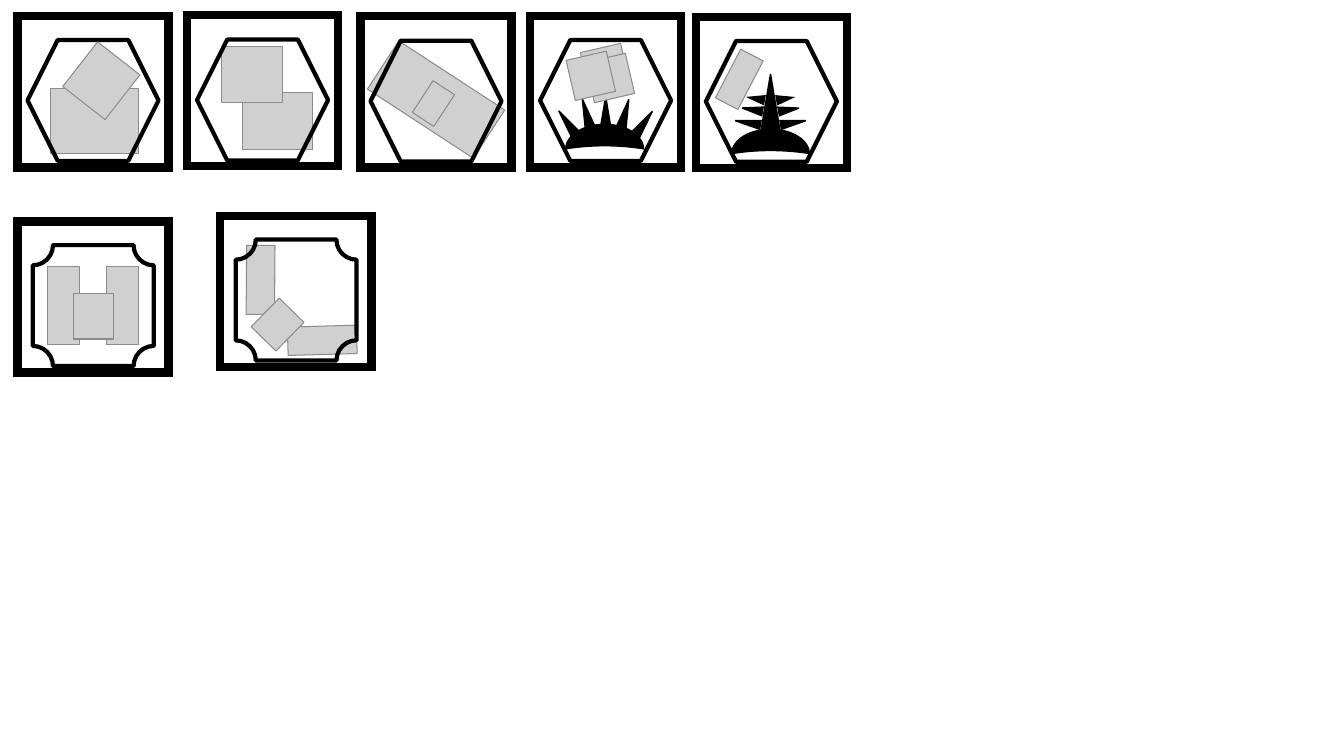
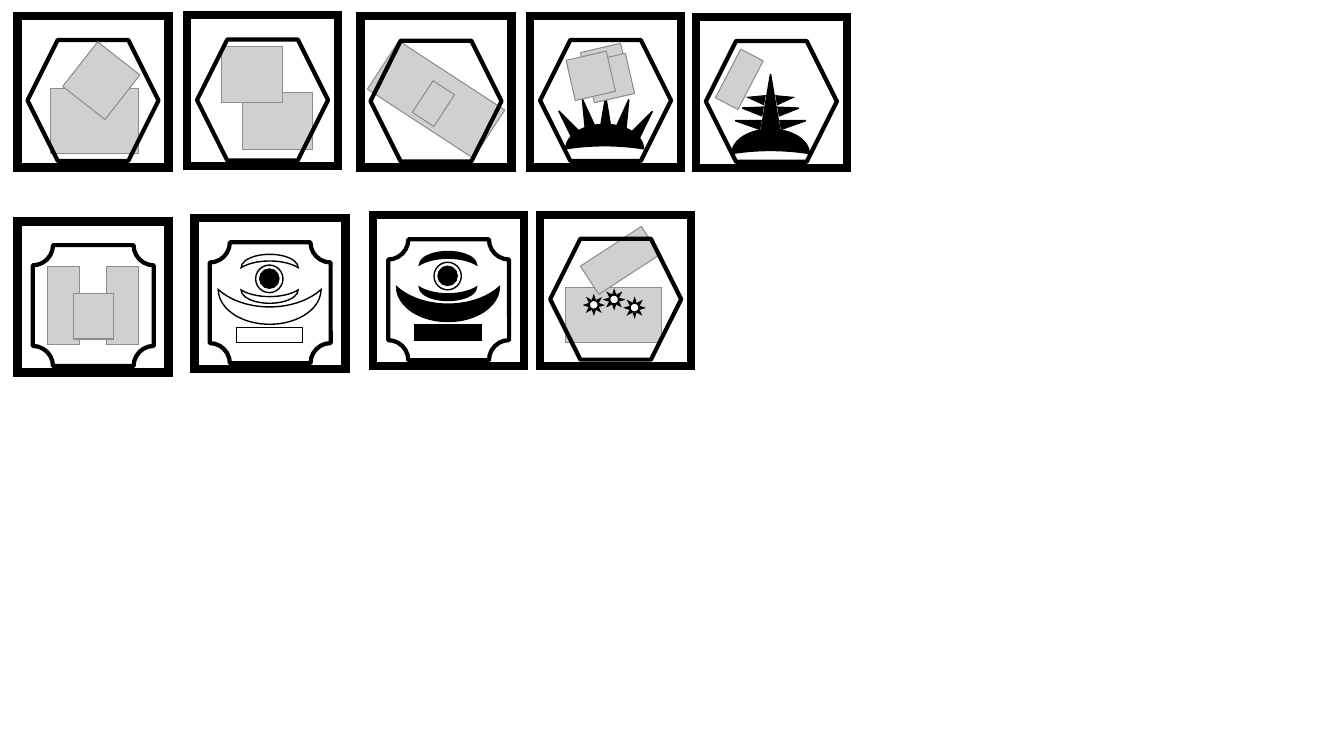
Before and after one commit to alexliuhust/JS_ChessGames, a slide deck: slide 4 of image process/drawings sifi.pptx. Drawn at 1344x756 pixels with LibreOffice and Linux fonts; fonts in the diff are those of the drawing; grey boxes stand for pictures. Boxes give left, top, right and bottom in pixels: in the first picture for what was removed or moved away, otherwise in the second. Text is boxed around its words. In the diff, an @@ line names an element or a change of style, - is before the commit and + after.

```diff
--- a/image process/drawings sifi.pptx
+++ b/image process/drawings sifi.pptx
@@ rectangle: place and size @@
-rectangle at [221, 216, 372, 367]
+rectangle at [195, 218, 346, 369]
@@ group added at [540, 215, 692, 366]: 24 triangles, 3 ellipses, 2 pictures, 1 rectangle, 1 hexagon @@
@@ plaque: place and size @@
-plaque at [236, 240, 357, 361]
+plaque at [210, 242, 331, 363]
@@ picture removed at [246, 245, 274, 315] @@
@@ group added at [218, 255, 321, 343]: 3 moons, 2 ellipses, 1 rectangle @@
@@ group added at [373, 215, 524, 366]: 3 moons, 2 rectangles, 2 ellipses, 1 plaque @@
@@ picture removed at [251, 298, 304, 351] @@
@@ picture removed at [287, 325, 358, 355] @@
```
Also in this commit, not shown: 2 other slides changed, 3 other files.
